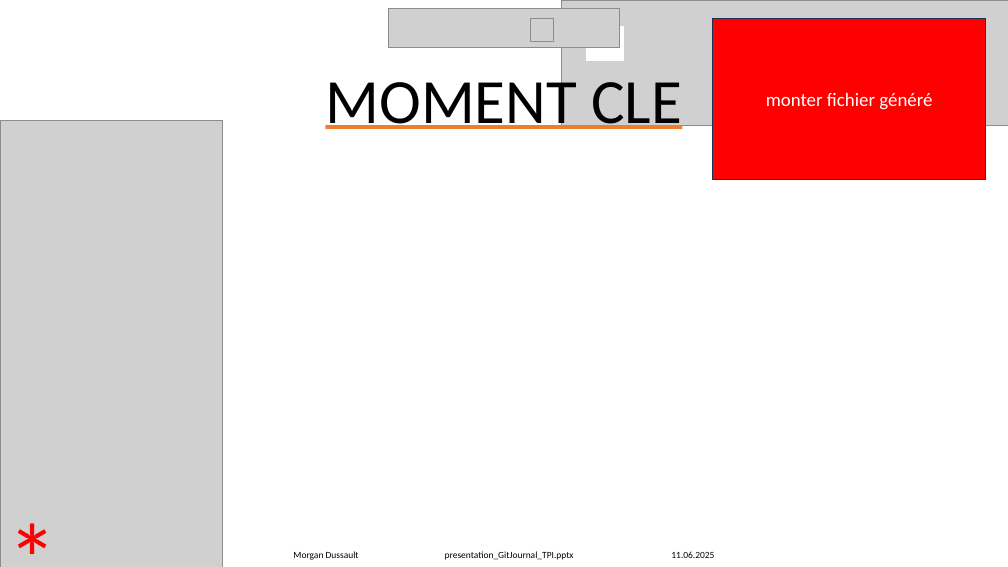
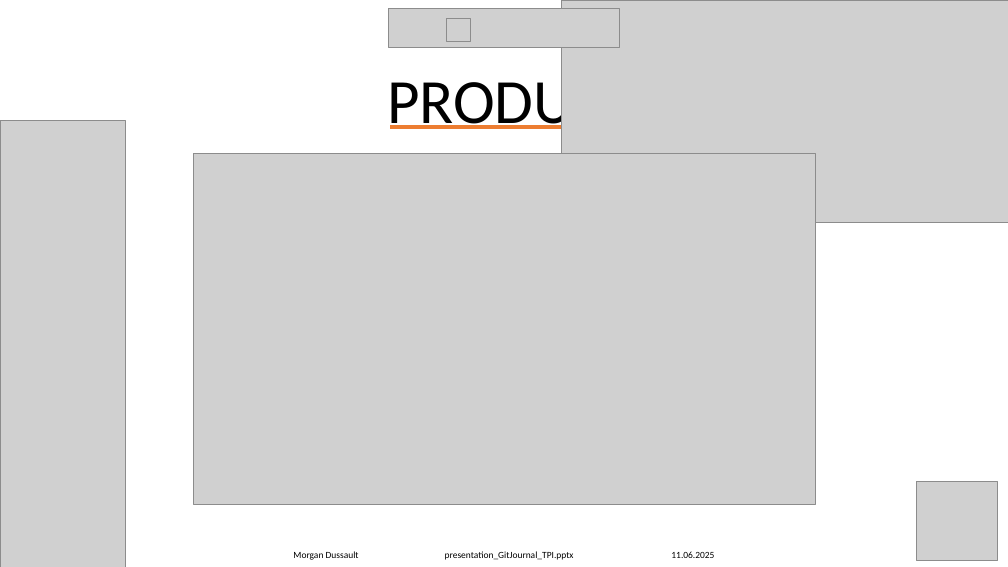
Before and after one commit to Morgan-DD/GitJournal, a slide deck: slide 9 of presentation/presentation_GitJournal_TPI.pptx (slide 29 before the commit). Drawn at 1008x567 pixels with LibreOffice and Linux fonts; fonts in the diff are those of the drawing; grey boxes stand for pictures. Boxes give left, top, right and bottom in pixels: in the first picture for what was removed or moved away, otherwise in the second. Text is boxed around its words. In the diff, an @@ line names an element or a change of style, - is before the commit and + after.

```diff
--- a/presentation/presentation_GitJournal_TPI.pptx
+++ b/presentation/presentation_GitJournal_TPI.pptx
@@ picture: place and size @@
-picture at box(531, 18, 554, 42)
+picture at box(447, 18, 470, 42)
@@ picture: place and size @@
-picture at box(562, 0, 1008, 126)
+picture at box(562, 0, 1008, 222)
@@ rectangle removed at box(586, 26, 623, 60) @@
@@ rectangle removed at box(713, 18, 986, 179) @@
-monter fichier généré
@@ text at box(387, 70, 620, 138): text changed @@
-MOMENT CLE
+PRODUIT
@@ picture: place and size @@
-picture at box(0, 120, 222, 567)
+picture at box(0, 120, 126, 567)
@@ rectangle: place and size @@
-rectangle at box(326, 126, 683, 129)
+rectangle at box(390, 126, 618, 129)
@@ picture added at box(193, 154, 815, 504) @@
@@ text removed at box(0, 491, 67, 567) @@
-*
@@ picture added at box(917, 482, 998, 561) @@
```
Also in this commit, not shown: 7 other slides changed, 6 slides added, 2 other files.
